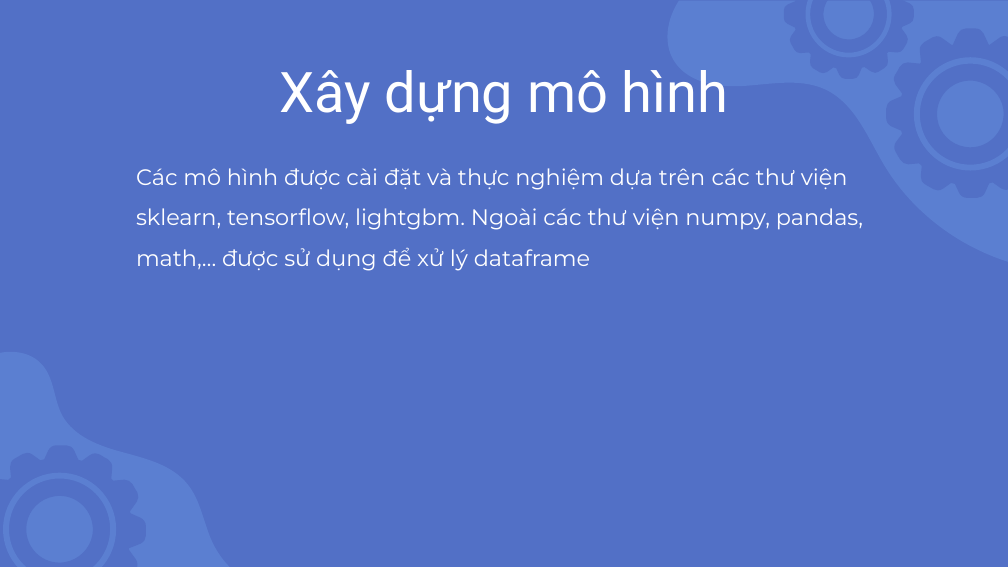
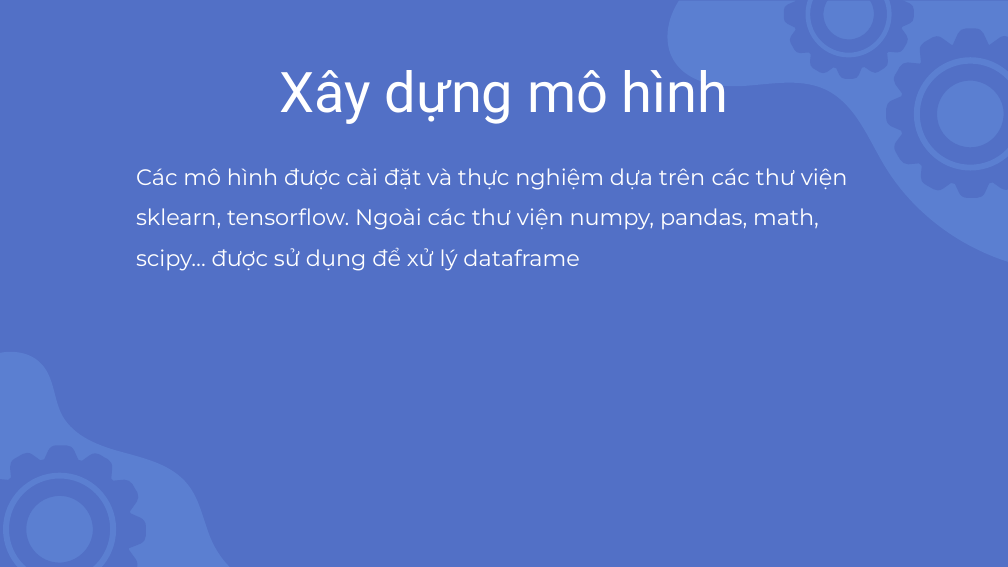
Before and after one commit to nnson0511/ARonML-DM, a slide deck: slide 18 of Slide.pptx. Drawn at 1008x567 pixels with LibreOffice and Linux fonts; fonts in the diff are those of the drawing. Boxes give left, top, right and bottom in pixels: in the first picture for what was removed or moved away, otherwise in the second. Text is boxed around its words. In the diff, an @@ line names an element or a change of style, - is before the commit and + after.

```diff
--- a/Slide.pptx
+++ b/Slide.pptx
@@ text at [136,168,848,271]: text changed @@
-Các mô hình được cài đặt và thực nghiệm dựa trên các thư viện sklearn, tensorflow, lightgbm. Ngoài các thư viện numpy, pandas, math,… được sử dụng để xử lý dataframe
+Các mô hình được cài đặt và thực nghiệm dựa trên các thư viện sklearn, tensorflow. Ngoài các thư viện numpy, pandas, math, scipy… được sử dụng để xử lý dataframe
```
Also in this commit, not shown: 2 other slides changed, 7 slides added, 4 slides removed.
